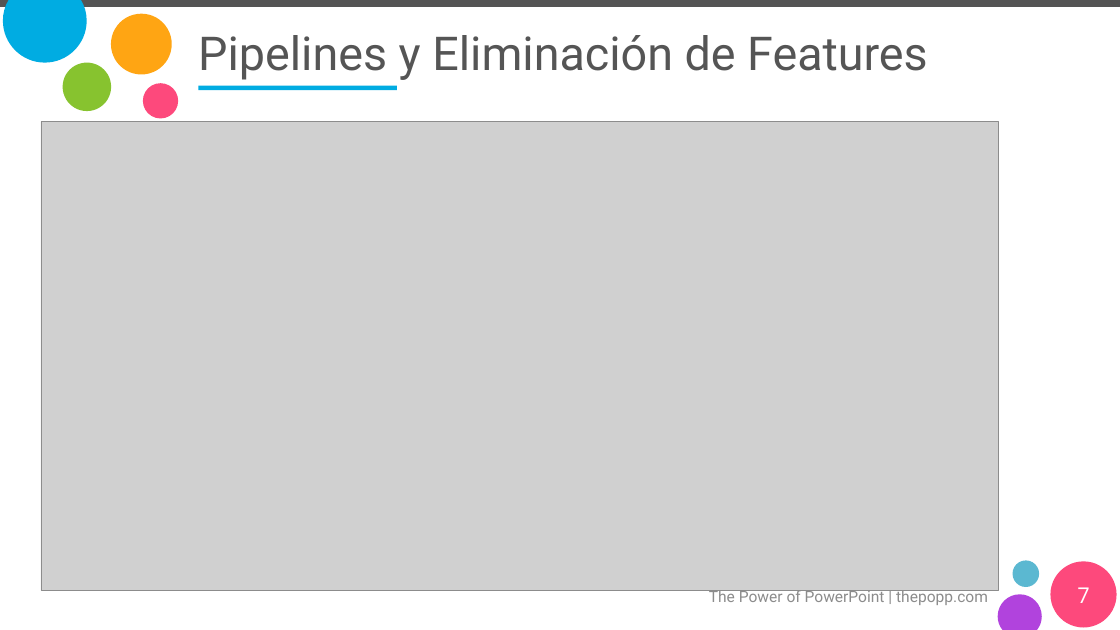
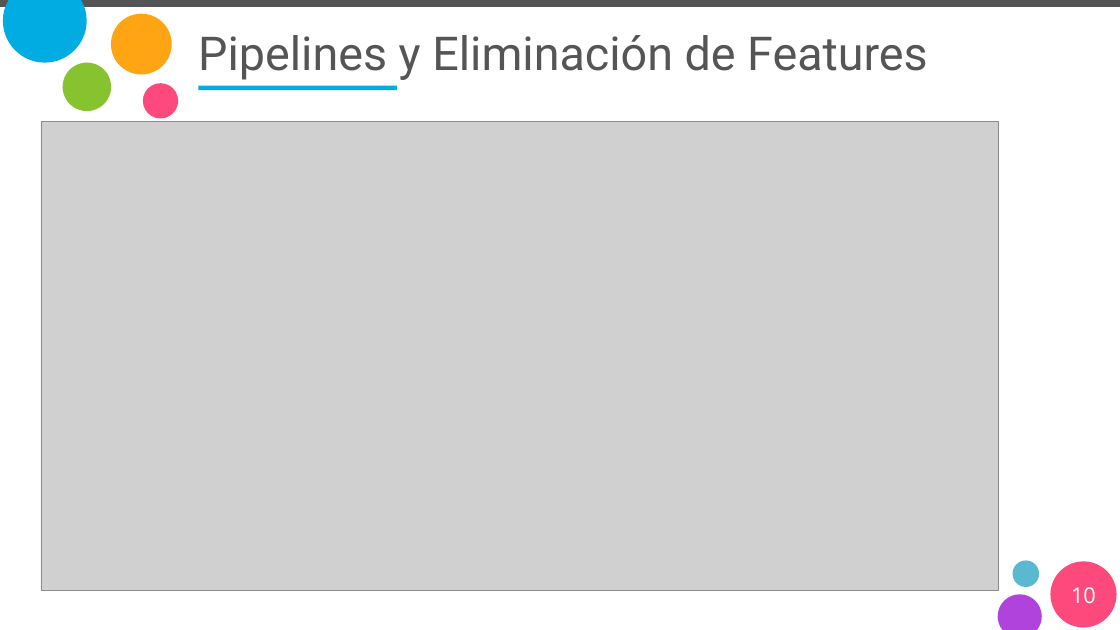
Before and after one commit to gp34446/desafio3, a slide deck: slide 10 of Presentación_desafio_3.pptx (slide 7 before the commit). Drawn at 1120x630 pixels with LibreOffice and Linux fonts; fonts in the diff are those of the drawing; grey boxes stand for pictures. Boxes give left, top, right and bottom in pixels: in the first picture for what was removed or moved away, otherwise in the second. Text is boxed around its words. In the diff, an @@ line names an element or a change of style, - is before the commit and + after.

```diff
--- a/Presentación_desafio_3.pptx
+++ b/Presentación_desafio_3.pptx
@@ text removed at [709,588,988,605] @@
-The Power of PowerPoint | thepopp.com
@@ page number at [1071,587,1096,603]: text changed @@
-7
+10
```
Also in this commit, not shown: 44 other slides changed, 7 slides added, 2 slides removed.
